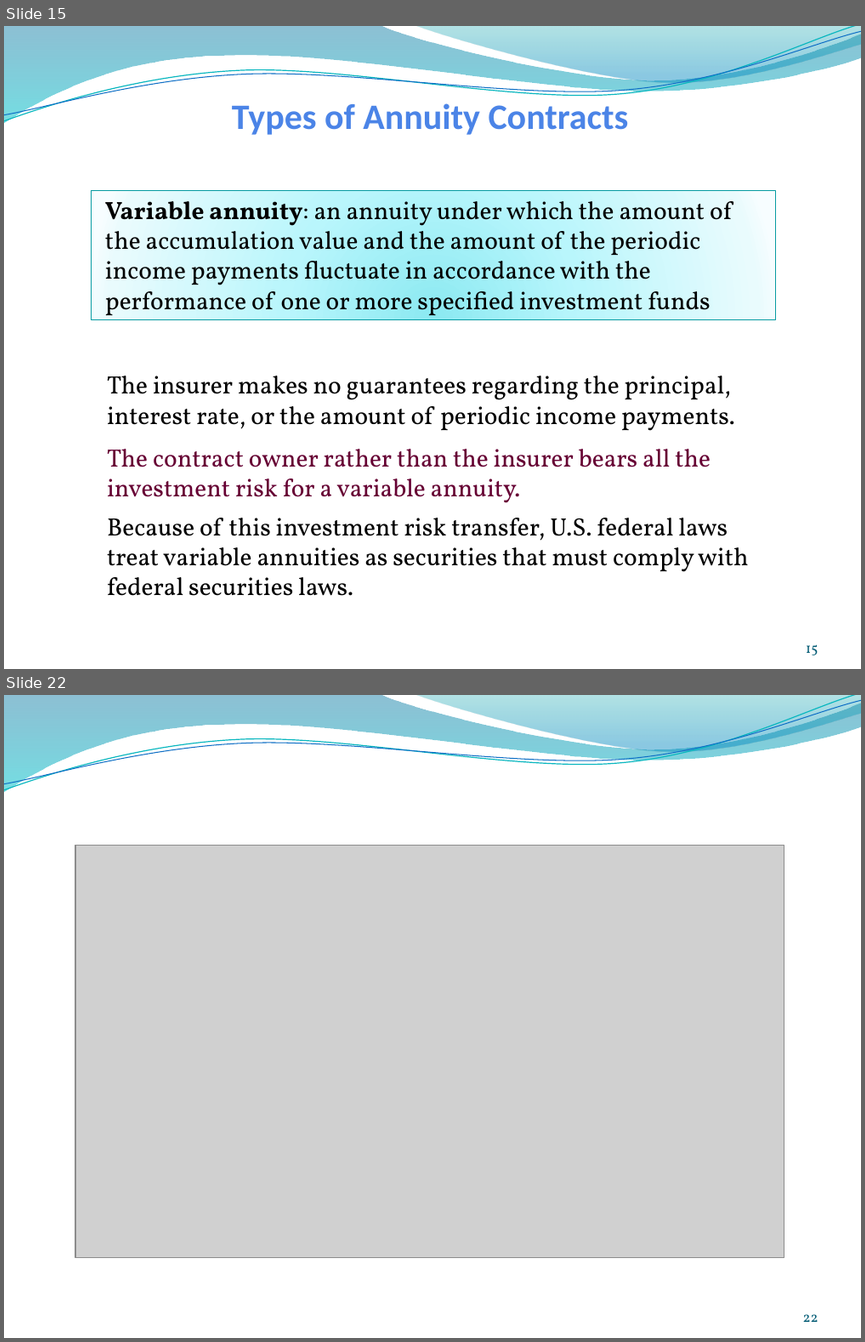
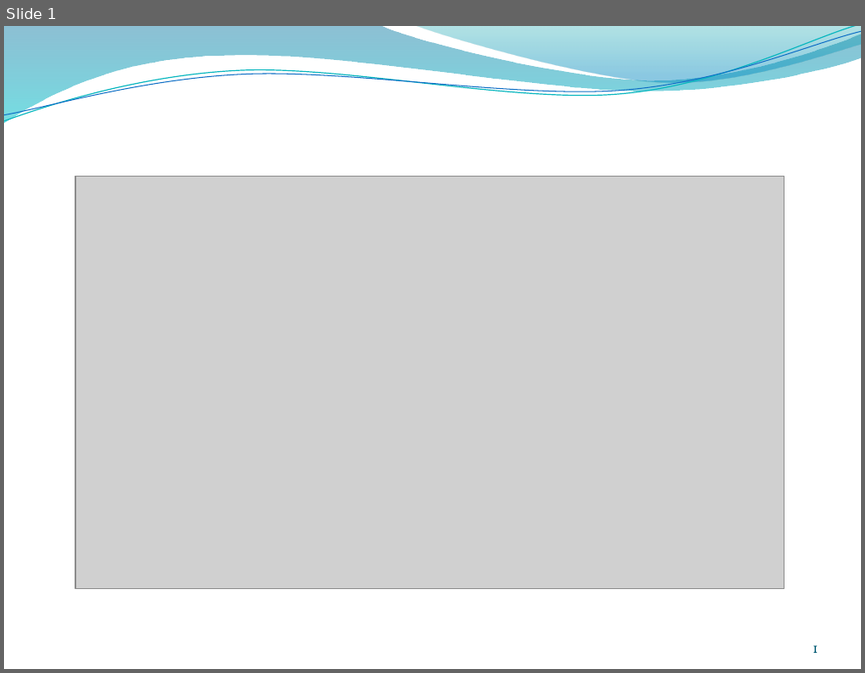
Before and after one commit to chandankrprasad/test, a slide deck: Annuities Sessions/Annuities - Session I.pptx. Shown one above the other, each under a label of ours: slides 15 and 22 before the commit, slide 1 after it; the slides between them are not shown. The pictures are 865x1342 and 865x673 pixels, drawn with LibreOffice and Linux fonts; fonts in the diff are those of the drawing; grey boxes stand for pictures; background and template pictures are left out. Boxes give left, top, right and bottom in pixels: in the first picture for what was removed or moved away, otherwise in the second. Text is boxed around its words. In the diff, an @@ line names an element or a change of style, - is before the commit and + after.

```diff
--- a/Annuities Sessions/Annuities - Session I.pptx
+++ b/Annuities Sessions/Annuities - Session I.pptx
@@ slide 15 removed at (4,26,861,669), background picture (left out); not listed: 4 template elements that a slide beside it also shows @@
@@ text removed at (232,103,629,135) @@
-Types of Annuity Contracts
@@ rectangle removed at (92,191,775,320) @@
-Variable annuity: an annuity under which the amount of the accumulation value and the amount of the periodic income payments fluctuate in accordance with the performance of one or more specified investment funds
@@ text removed at (107,375,748,596) @@
-The insurer makes no guarantees regarding the principal, interest rate, or the amount of periodic income payments.
-The contract owner rather than the insurer bears all the investment risk for a variable annuity.
-Because of this investment risk transfer, U.S. federal laws treat variable annuities as securities that must comply with federal securities laws.
@@ page number removed at (806,644,818,655) @@
-15
@@ what was slide 22 is now slide 1 @@
@@ page number at (812,645,818,652): text changed @@
-22
+1
```
Also in this commit, not shown: 20 other slides removed.
